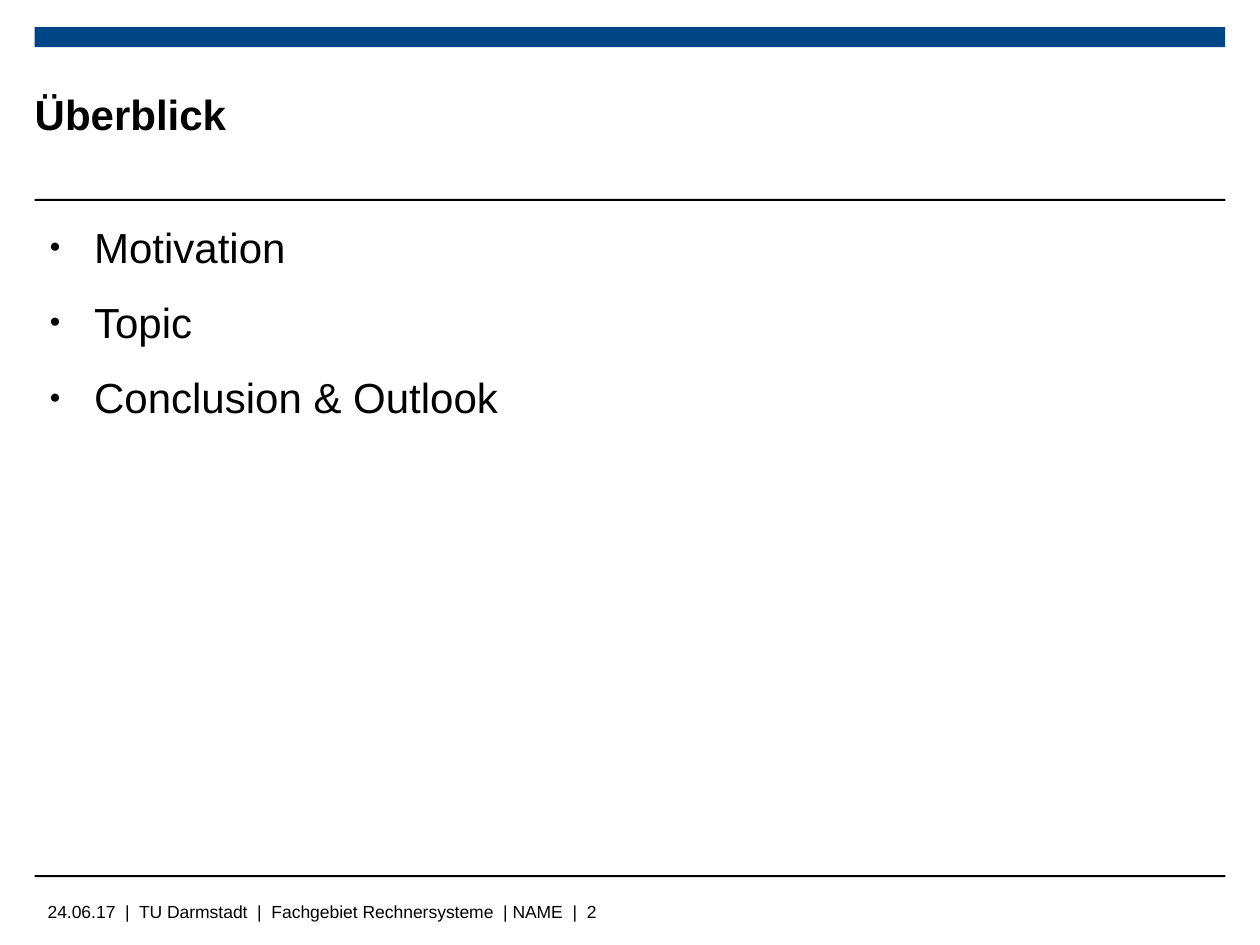
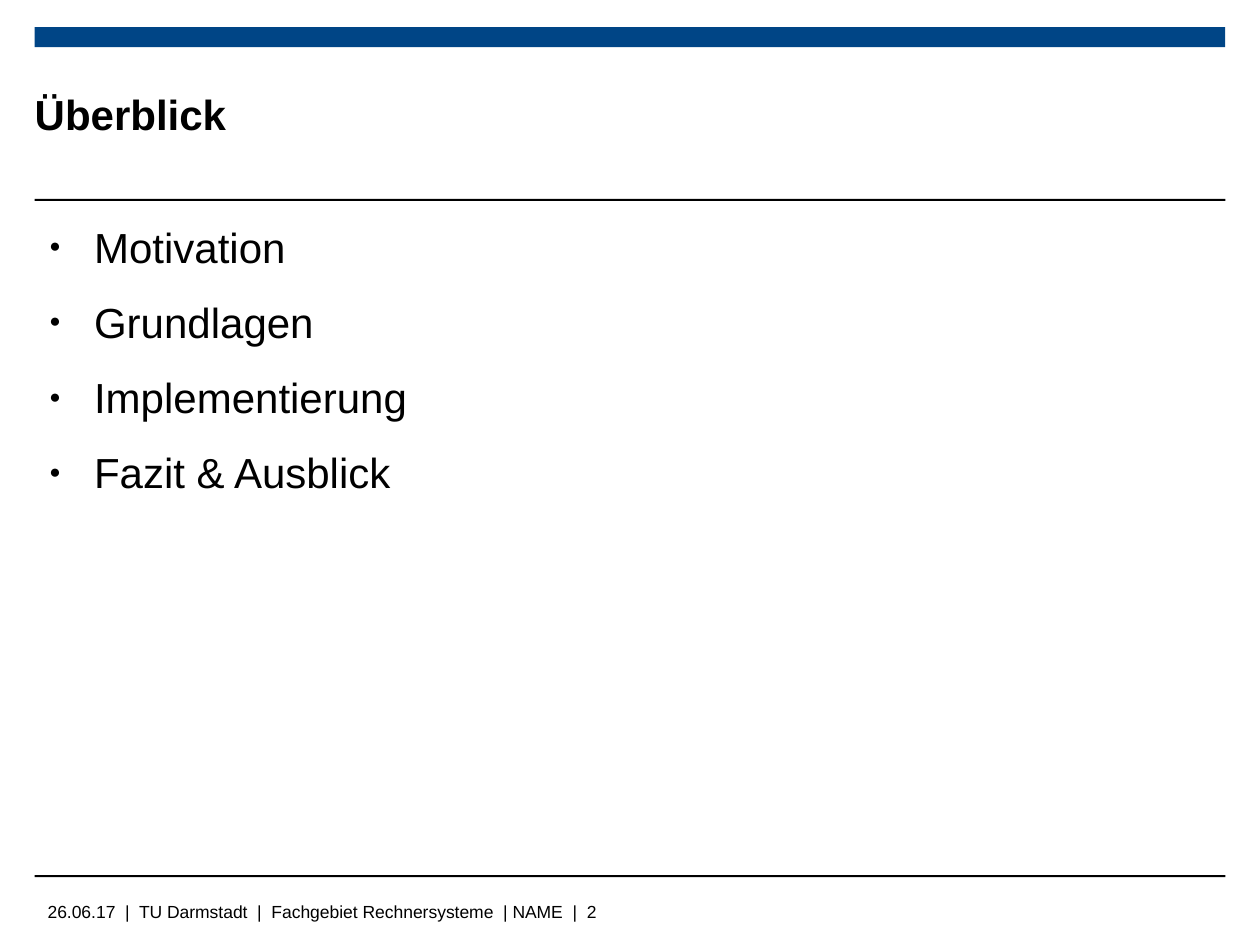
Before and after one commit to Wiero/Bachelorarbeit, a slide deck: slide 2 of Bachelorpräsenation.odp. Drawn at 1260x945 pixels with LibreOffice and Linux fonts; fonts in the diff are those of the drawing; background and template pictures are left out. Boxes give left, top, right and bottom in pixels: in the first picture for what was removed or moved away, otherwise in the second. Text is boxed around its words. In the diff, an @@ line names an element or a change of style, - is before the commit and + after.

```diff
--- a/Bachelorpräsenation.odp
+++ b/Bachelorpräsenation.odp
@@ text at <box>94,307,407,489</box>: text changed @@
-● Topic
-● Conclusion & Outlook
+● Grundlagen
+● Implementierung
+● Fazit & Ausblick
@@ text at <box>48,905,597,922</box>: text changed @@
-24.06.17 | TU Darmstadt | Fachgebiet Rechnersysteme | NAME | 2
+26.06.17 | TU Darmstadt | Fachgebiet Rechnersysteme | NAME | 2
```
Also in this commit, not shown: 4 other slides changed, 13 slides added, 3 slides removed, 12 other files.
